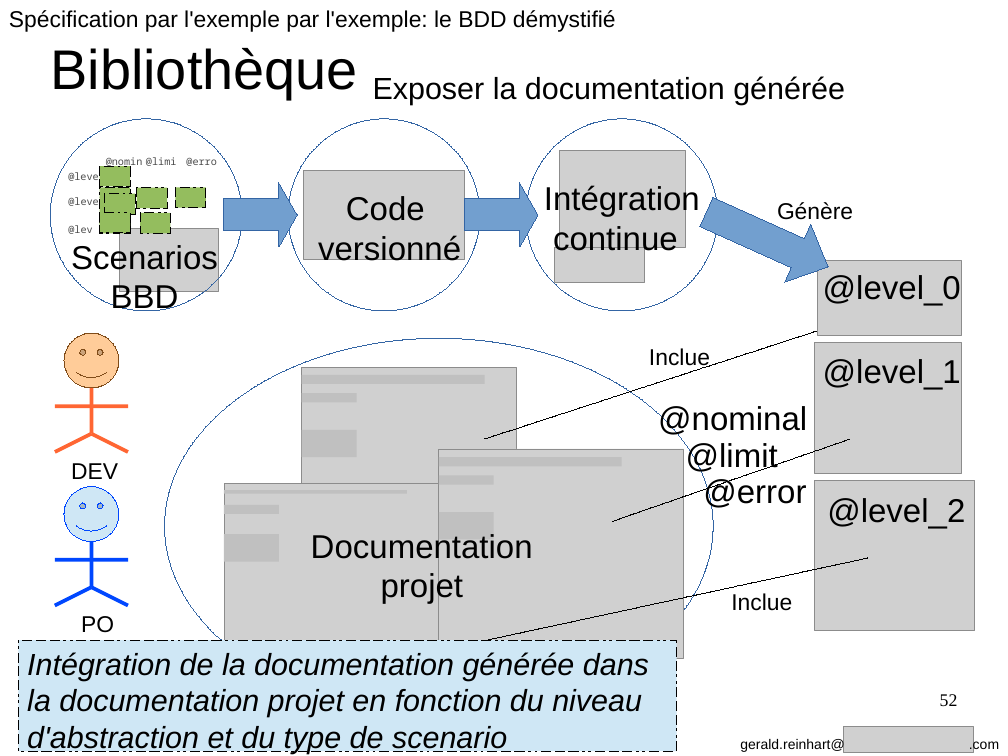
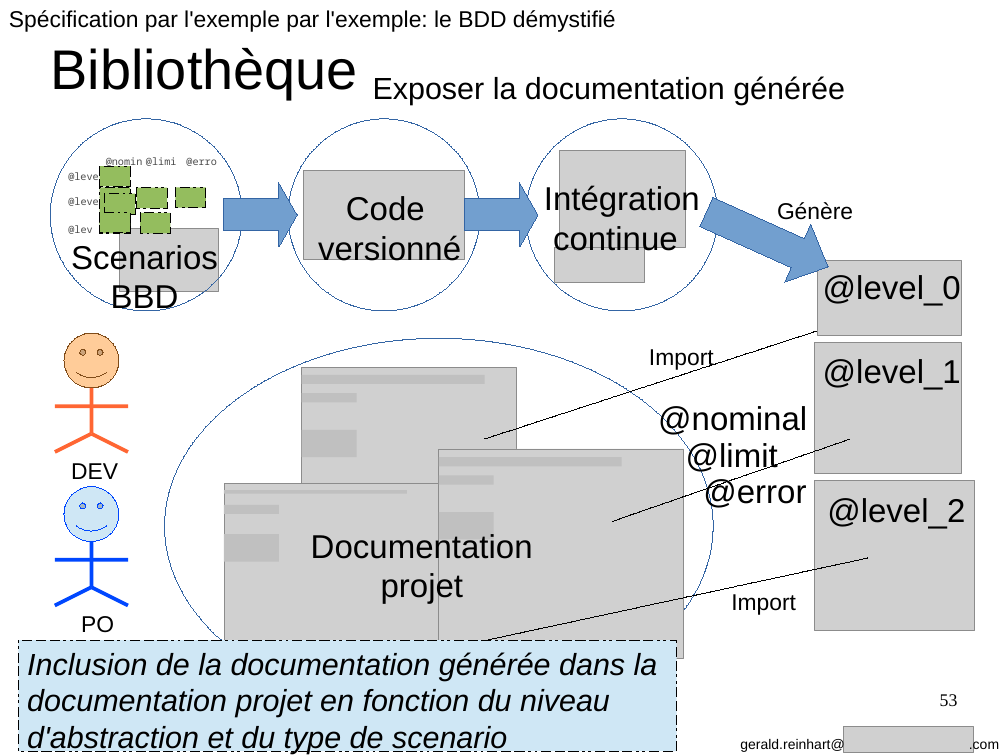
Before and after one commit to GeReinhart/dojo-bdd-library-ws-java, a slide deck: slide 53 of doc/BDD_presentation_agile_grenoble_2016.odp (slide 52 before the commit). Drawn at 1008x756 pixels with LibreOffice and Linux fonts; fonts in the diff are those of the drawing; grey boxes stand for pictures. Boxes give left, top, right and bottom in pixels: in the first picture for what was removed or moved away, otherwise in the second. Text is boxed around its words. In the diff, an @@ line names an element or a change of style, - is before the commit and + after.

```diff
--- a/doc/BDD_presentation_agile_grenoble_2016.odp
+++ b/doc/BDD_presentation_agile_grenoble_2016.odp
@@ text at (649,349,714,371): text changed @@
-Inclue
+Import
@@ text at (731,594,796,615): text changed @@
-Inclue
+Import
@@ text in rectangle at (27,652,658,754): text changed @@
-Intégration de la documentation générée dans la documentation projet en fonction du niveau d'abstraction et du type de scenario
+Inclusion de la documentation générée dans la documentation projet en fonction du niveau d'abstraction et du type de scenario
@@ page number at (940,694,958,706): text changed @@
-52
+53
```
Also in this commit, not shown: 22 other slides changed, 1 slide added, 8 other files.
